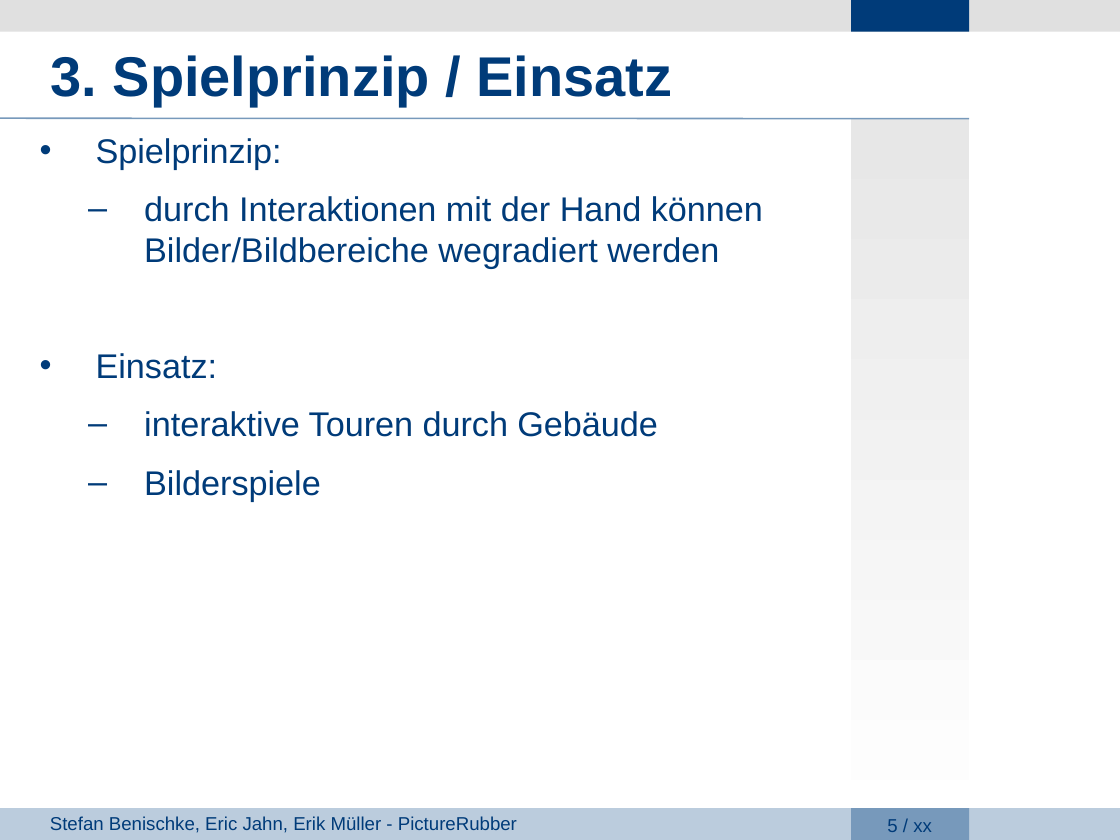
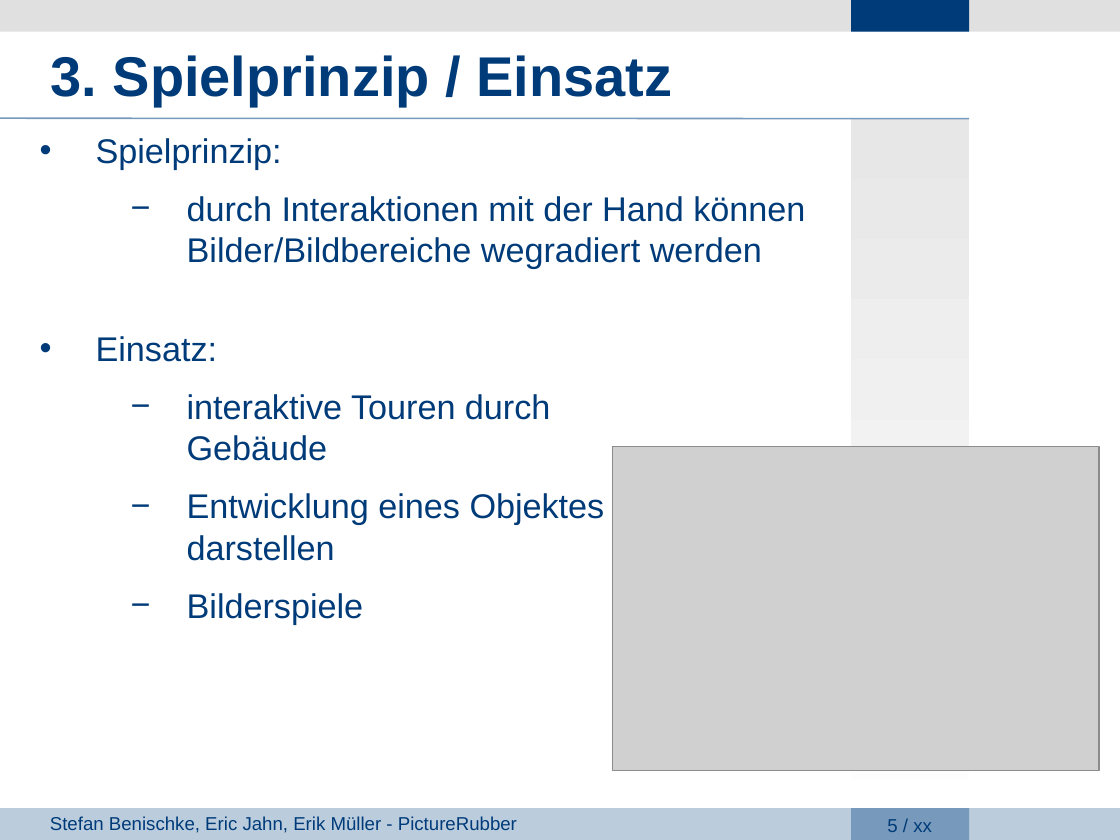
Before and after one commit to giuliarouge/picturerubber, a slide deck: slide 5 of Präsentation.ppt. Drawn at 1120x840 pixels with LibreOffice and Linux fonts; fonts in the diff are those of the drawing; grey boxes stand for pictures; background and template pictures are left out. Boxes give left, top, right and bottom in pixels: in the first picture for what was removed or moved away, otherwise in the second. Text is boxed around its words. In the diff, an @@ line names an element or a change of style, - is before the commit and + after.

```diff
--- a/Präsentation.ppt
+++ b/Präsentation.ppt
@@ text at [187, 196, 805, 624]: bullet – to − @@
@@ picture added at [613, 446, 1099, 771] @@
@@ text at [187, 493, 605, 561]: paragraph added @@
+  − Entwicklung eines Objektes
+    darstellen
```
Also in this commit, not shown: 11 other slides changed, 6 other files.
